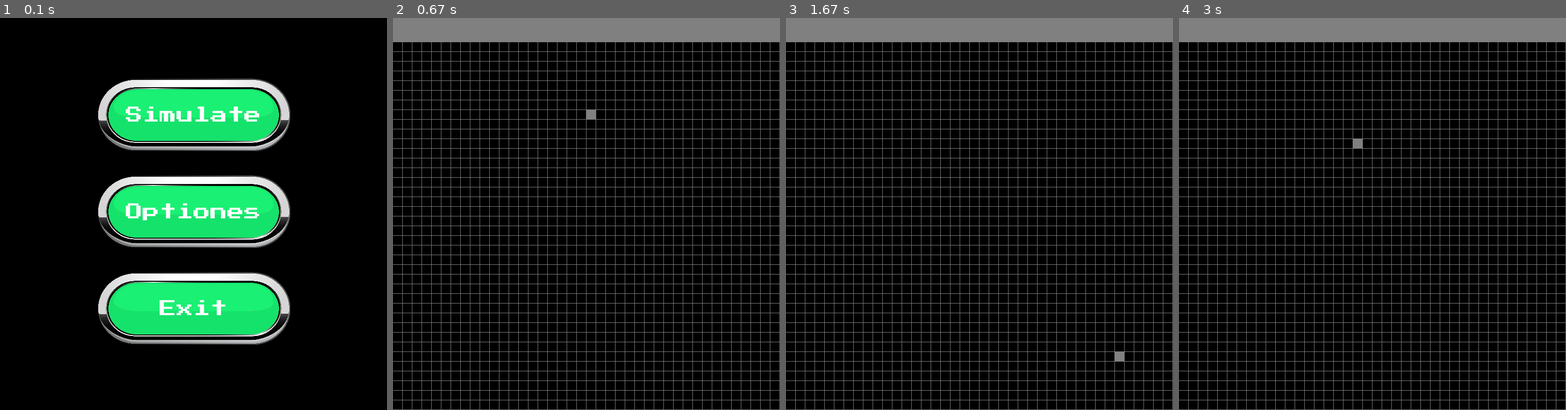
Above: before the commit, frames 1-4 (left to right).
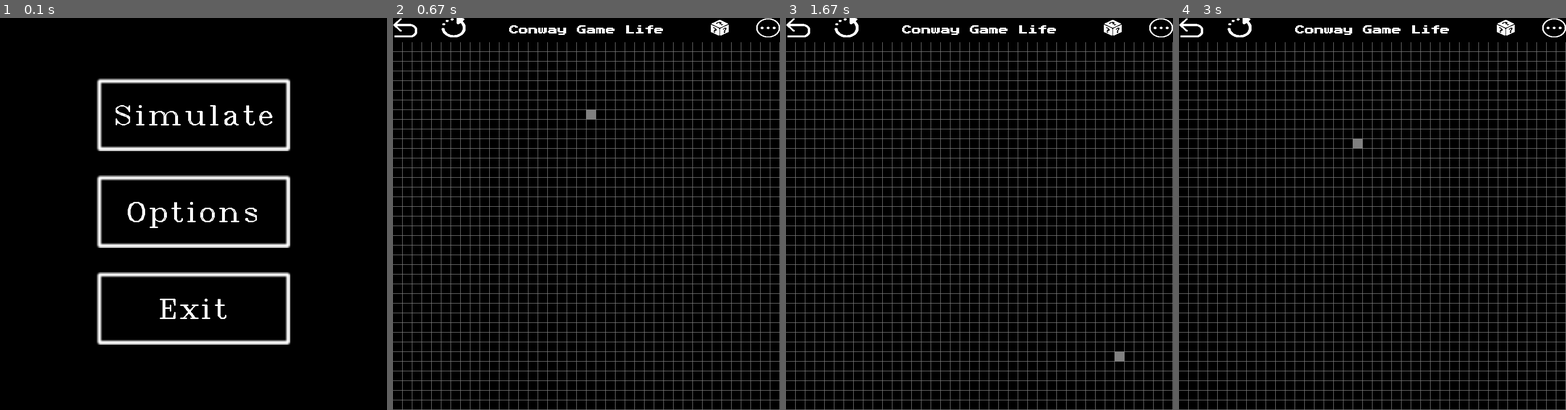
Above: after the commit, the same moments.

Repository: leodomingue/Conway-s-Game-of-Life-Pygame
Game: pygame game, started from app.py
Two runs of this game, one before a commit and one after it. Both use one fixed random seed, a clock stepped at 60 frames per second and the inputs below.
Inputs (mouse positions are in pixels of both pictures, inside the frame that each line leads up to):
- Up to frame 1 (0.1 s): no input
- Up to frame 2 (0.67 s): click (586, 116) at 0.38 s, where only the run before the commit has a clickable "Simulate"
- Up to frame 3 (1.67 s): click (979, 241) at 0.72 s; tap Space at 1 s; click (1122, 351) at 1.42 s
- Up to frame 4 (3 s): click (1380, 80) at 1.78 s; click (1353, 315) at 2.15 s; click (1360, 147) at 2.52 s; tap Space at 2.77 s

The runs differ from the first frame. In frame 1, 24% of the frame differs, in the area x 25-75%, y 15-84%; in frame 2, 6.2%; in frame 3, 6.2%; in frame 4, 6.2%.

Commit message:
Added bloom and new assets for the interface menu and interface simulation

Diff:
--- a/app.py
+++ b/app.py
@@ -1,42 +1,95 @@
 import pygame
 import COLORS as colors
 from life_engine import Engine
+from typing import Tuple
+import numpy as np
+import bloom
+
 
 
 pygame.init()
 
+class Button_Interface:
+    """Represents a button """
+
+    def __init__(self, app, x_pos, y_pos, image_path):
+        self.app = app
+        self.x_pos = x_pos
+        self.y_pos = y_pos
+        self.image = pygame.image.load(f"{image_path}.png").convert_alpha()
+        self.image = pygame.transform.scale(self.image, (50, 40))
+        self.image_hover = pygame.image.load(f"{image_path}_hover.png").convert_alpha()
+        self.image_hover = pygame.transform.scale(self.image_hover, (50, 40))
+        self.rect = self.image.get_rect(topleft=(self.x_pos, self.y_pos))
+        self.is_hovered = False
+
+
+    def update_image(self):
+        if self.is_hovered:
+            self.app.screen.blit(self.image_hover, self.rect)
+        else:
+            self.app.screen.blit(self.image, self.rect)
+
+
+    def change_color(self, position_mouse):
+        """Changes text color when hovered."""
+        self.is_hovered = self.rect.collidepoint(position_mouse)
+
+    def handle_click(self, position_mouse):
+        """Handles the button click event."""
+        if self.rect.collidepoint(position_mouse):
+            print("a")
+
+
+
+
+
 class Button:
-    """Represents a button with text that changes color when hovered."""
-
-    def __init__(self, app, x_pos, y_pos, text_input):
+    """Represents a button with glowing border and text."""
+
+    def __init__(self, app, x_pos, y_pos, text_input, border_color, text_color):
         self.font = pygame.font.Font("assets/font/PressStart2P-Regular.ttf", 35)
         self.app = app
-        self.image = pygame.image.load("assets/buttons/button.png").convert_alpha()
-        self.image = pygame.transform.scale(self.image, (400, 150))
         self.x_pos = x_pos
         self.y_pos = y_pos
-        self.rect = self.image.get_rect(center=(self.x_pos, self.y_pos))
         self.text_input = text_input
-        self.text = self.font.render(self.text_input, False, "white")
-        self.text_rect = self.text.get_rect(center=(self.x_pos, self.y_pos))
+        self.border_color = border_color
+        self.text_color = text_color
+
+        # Create a base image for the button
+        self.image = np.zeros((150, 400, 3), dtype=np.uint8)
+        self.rect = pygame.Rect(self.x_pos - 200, self.y_pos - 75, 400, 150)
 
     def update_image(self):
-        """Draws the button and its text on the screen."""
-        self.app.screen.blit(self.image, self.rect)
-        self.app.screen.blit(self.text, self.text_rect)
+        """Draws the button with glowing border and text on the screen."""
+        # Generate the glowing border
+        border_image = bloom.glowing_border(self.image.copy(), 5,5,self.border_color)
+
+        # Generate the glowing text
+        text_image = bloom.glowing_text(self.image.copy(), self.text_input, self.text_color)
+
+        # Combine the border and text images
+        combined_image = np.bitwise_or(border_image, text_image)
+
+        # Convert the numpy array to a pygame surface
+        img_surface = pygame.surfarray.make_surface(np.fliplr(np.rot90(combined_image, k=-1)))
+
+        self.app.screen.blit(img_surface, self.rect.topleft)
 
     def check_input(self, position_mouse):
         """Checks if the mouse is hovering over the button."""
-        if position_mouse[0] in range(self.rect.left, self.rect.right) and position_mouse[1] in range(self.rect.top, self.rect.bottom):
+        if self.rect.collidepoint(position_mouse):
             return True
         return False
 
     def change_color(self, position_mouse):
         """Changes text color when hovered."""
-        if position_mouse[0] in range(self.rect.left, self.rect.right) and position_mouse[1] in range(self.rect.top, self.rect.bottom):
-            self.text = self.font.render(self.text_input, True, "Black")
+        if self.rect.collidepoint(position_mouse):
+            self.text_color = colors.GREEN
+            self.border_color = colors.GREEN
         else:
-            self.text = self.font.render(self.text_input, True, "White")
+            self.text_color = colors.WHITE
+            self.border_color = colors.WHITE
 
 
 
@@ -66,7 +119,7 @@
         # Create an instance of the Grid class
         self.grid = Engine(self.WINDOW_WIDTH, self.WINDOW_HEIGHT - self.INTERFACE_HEIGHT,self.cell_size, self.INTERFACE_HEIGHT)
 
-
+        self.font = pygame.font.Font("assets/font/PressStart2P-Regular.ttf", 20)
 
     def run(self):
         """Runs the main menu loop."""
@@ -74,10 +127,10 @@
             self.screen.fill(colors.BLACK)
             MOUSE_POS = pygame.mouse.get_pos()
 
-            # Create buttons
-            PLAY_BUTTON = Button(self, 400, 200, "Simulate")
-            OPTIONS_BUTTON = Button(self, 400, 400, "Optiones")
-            QUIT_BUTTON = Button(self, 400, 600, "Exit")
+            # Create buttons with glowing border and text
+            PLAY_BUTTON = Button(self, 400, 200, "Simulate", colors.YELLOW, colors.WHITE)
+            OPTIONS_BUTTON = Button(self, 400, 400, "Options", colors.YELLOW, colors.WHITE)
+            QUIT_BUTTON = Button(self, 400, 600, "Exit", colors.YELLOW, colors.WHITE)
 
             for button in [PLAY_BUTTON, OPTIONS_BUTTON, QUIT_BUTTON]:
                 button.change_color(MOUSE_POS)
@@ -102,14 +155,35 @@
             pygame.display.update()
             self.clock.tick(self.FPS)
 
+    def create_interface(self):
+        pygame.draw.rect(self.screen, colors.BLACK, (0, 0, self.WINDOW_WIDTH, self.INTERFACE_HEIGHT))
+
+        text_input =  "Conway Game Life"
+        text = self.font.render(text_input, False, "WHITE")
+        text_rect = text.get_rect(center=(self.WINDOW_WIDTH//2, self.INTERFACE_HEIGHT//2))
+        self.screen.blit(text, text_rect)
+
 
 
     def run_simulation(self):
         """Runs the Game of Life simulation."""
         while True:
             self.screen.fill(colors.GRAY)
+            self.create_interface()
 
             MOUSE_POS = pygame.mouse.get_pos()
+
+
+            #Create buttons
+            MORE_BUTTON = Button_Interface(self, 750, 0, "assets/more/more")
+            RANDOM_BUTTON = Button_Interface(self, 650, 0, "assets/random/random")
+            BACK_BUTTON = Button_Interface(self, 0, 0, "assets/back/back")
+            CLEAR_BUTTON = Button_Interface(self, 100, 0, "assets/clear/clear")
+
+
+            for button in [MORE_BUTTON,RANDOM_BUTTON,BACK_BUTTON,CLEAR_BUTTON]:
+                button.change_color(MOUSE_POS)
+                button.update_image()
 
             # Handle events
             for event in pygame.event.get():
@@ -124,7 +198,7 @@
                             self.FPS = 60
                         else:
                             self.grid.start()
-                            self.FPS = 10
+                            self.FPS = 12
                     if event.key == pygame.K_ESCAPE:
                         self.grid.clear()
                         if self.grid.is_running() == False:
@@ -132,14 +206,19 @@
                             self.grid.stop()
 
                 if event.type == pygame.MOUSEBUTTONDOWN:
-                    adjusted_mouse_pos = (MOUSE_POS[0], MOUSE_POS[1] - self.INTERFACE_HEIGHT)
-                    self.grid.handle_mouse_click(adjusted_mouse_pos)
+                    if MOUSE_POS[1] <50:
+                        for button in [MORE_BUTTON,RANDOM_BUTTON,BACK_BUTTON,CLEAR_BUTTON]:
+                            button.handle_click(MOUSE_POS)
+                    else:
+                        adjusted_mouse_pos = (MOUSE_POS[0], MOUSE_POS[1] - self.INTERFACE_HEIGHT)
+                        self.grid.handle_mouse_click(adjusted_mouse_pos)
 
 
             self.grid.update()
 
             # Draw the grid onto the screen
             self.grid.draw(self.screen)
+
 
             adjusted_mouse_pos = (MOUSE_POS[0], MOUSE_POS[1] - self.INTERFACE_HEIGHT)
             self.grid.handle_mouse_no_click(self.screen, adjusted_mouse_pos)
--- /dev/null
+++ b/bloom.py
@@ -0,0 +1,41 @@
+import cv2
+import numpy as np
+from typing import Tuple
+import COLORS as colors
+
+def apply_blooming(image):
+    #Apply a blooming effect to the image
+    image = cv2.GaussianBlur(image, ksize=(3, 3), sigmaX=2, sigmaY=2)
+    image = cv2.blur(image, ksize=(5, 5))
+    return image
+
+def create_border(image, margin, thickness, color):
+    #Draw a rectangular border around the image
+    height, width = image.shape[:2]
+    cv2.rectangle(image, (margin, margin), (width - margin, height - margin), color, thickness)
+    return image
+
+def glowing_border(image, margin, thickness, color):
+    #Create a glowing border effect by applying a border and then adding a blooming effect.
+    image = create_border(image, margin, thickness, color)
+
+    image = apply_blooming(image)
+    return image
+
+def glowing_text(image, text, color):
+    #Image Dimensions
+    height, width = image.shape[:2]
+
+    # Size text
+    font = cv2.FONT_HERSHEY_COMPLEX_SMALL
+    font_scale = 3
+    thickness = 2
+    (text_width, text_height), _ = cv2.getTextSize(text, font, font_scale, thickness)
+
+    x_pos = (width - text_width) // 2
+    y_pos = (height + text_height) // 2
+
+    #Create text
+    image = cv2.putText(image, text, (x_pos, y_pos), font, font_scale, color, thickness)
+
+    return image
Binary file added: assets/back/back.png
Binary file added: assets/back/back_hover.png
Binary file removed: assets/buttons/button.png
Binary file added: assets/clear/clear.png
Binary file added: assets/clear/clear_hover.png
Binary file added: assets/more/more.png
Binary file added: assets/more/more_hover.png
Binary file added: assets/random/random.png
Binary file added: assets/random/random_hover.png
